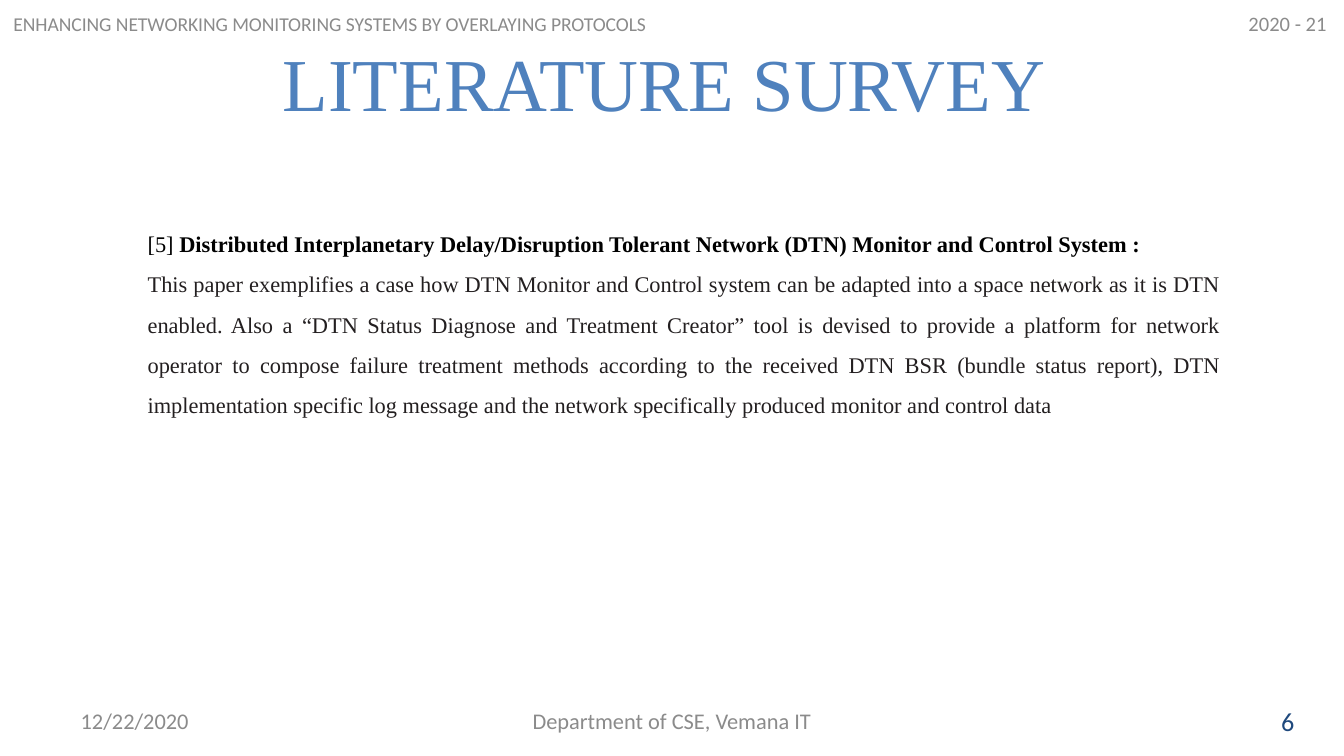
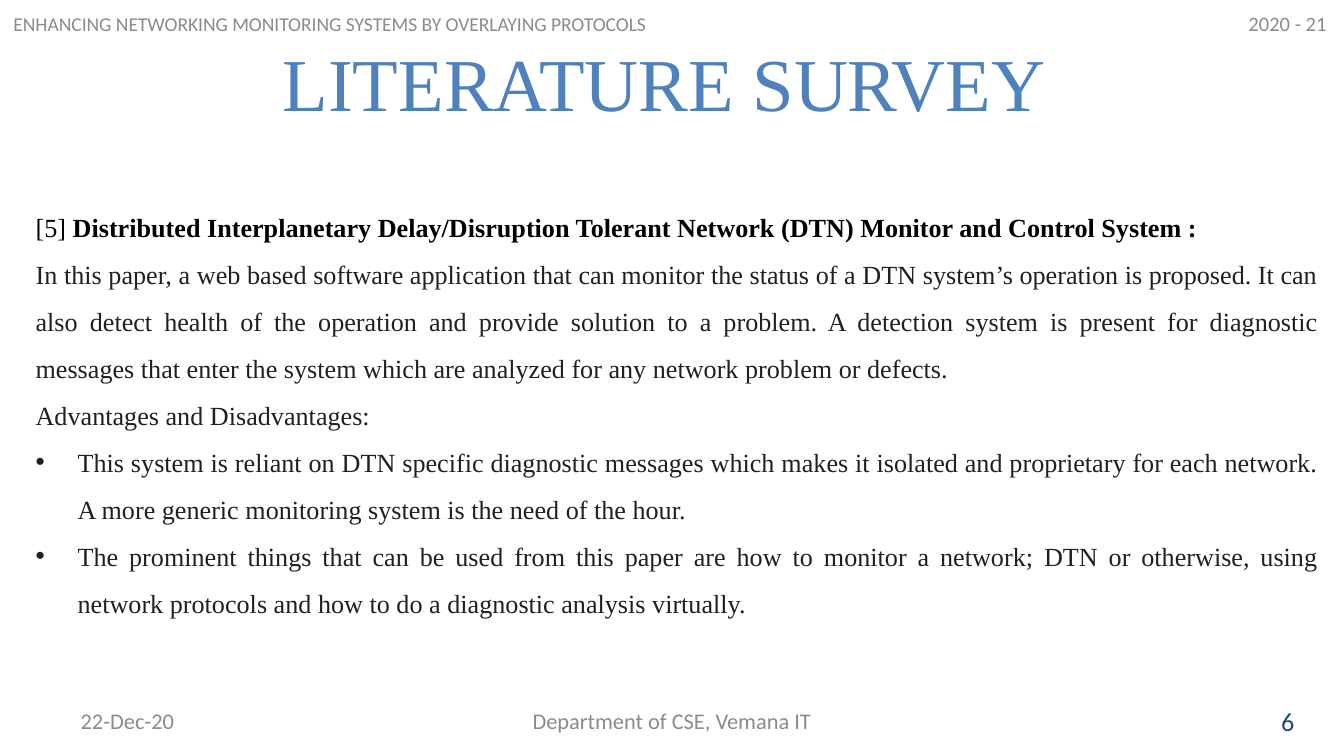
Before and after one commit to rajashreey841/network-monitor, a slide deck: slide 10 of PPT-Review-1.pptx (slide 7 before the commit). Drawn at 1344x756 pixels with LibreOffice and Linux fonts; fonts in the diff are those of the drawing. Boxes give left, top, right and bottom in pixels: in the first picture for what was removed or moved away, otherwise in the second. Text is boxed around its words. In the diff, an @@ line names an element or a change of style, - is before the commit and + after.

```diff
--- a/PPT-Review-1.pptx
+++ b/PPT-Review-1.pptx
@@ text "[5] Distributed Interplanetary Delay/Disruption Tolerant ...": place and size @@
-text "[5] Distributed Interplanetary Delay/Disruption Tolerant ..." at box(148, 236, 1219, 418)
+text "[5] Distributed Interplanetary Delay/Disruption Tolerant ..." at box(36, 219, 1317, 619)
@@ text at box(36, 219, 1181, 243): size 12 to 14 pt in "[5] Distributed Interplanetary Delay/Disruption Tolerant Net ..." @@
@@ text at box(36, 265, 1317, 619): text changed; size 12 to 14 pt @@
-This paper exemplifies a case how DTN Monitor and Control system can be adapted into a space network as it is DTN enabled. Also a “DTN Status Diagnose and Treatment Creator” tool is devised to provide a platform for network operator to compose failure treatment methods according to the received DTN BSR (bundle status report), DTN implementation specific log message and the network specifically produced monitor and control data
+In this paper, a web based software application that can monitor the status of a DTN system’s operation is proposed. It can also detect health of the operation and provide solution to a problem. A detection system is present for diagnostic messages that enter the system which are analyzed for any network problem or defects.
+Advantages and Disadvantages:
+• This system is reliant on DTN specific diagnostic messages which makes it isolated and proprietary for each network. A more generic monitoring system is the need of the hour.
+• The prominent things that can be used from this paper are how to monitor a network; DTN or otherwise, using network protocols and how to do a diagnostic analysis virtually.
@@ text at box(81, 714, 174, 729): text changed @@
-12/22/2020
+22-Dec-20
```
Also in this commit, not shown: 11 other slides changed, 6 slides added, 1 slide removed, 2 other files.
